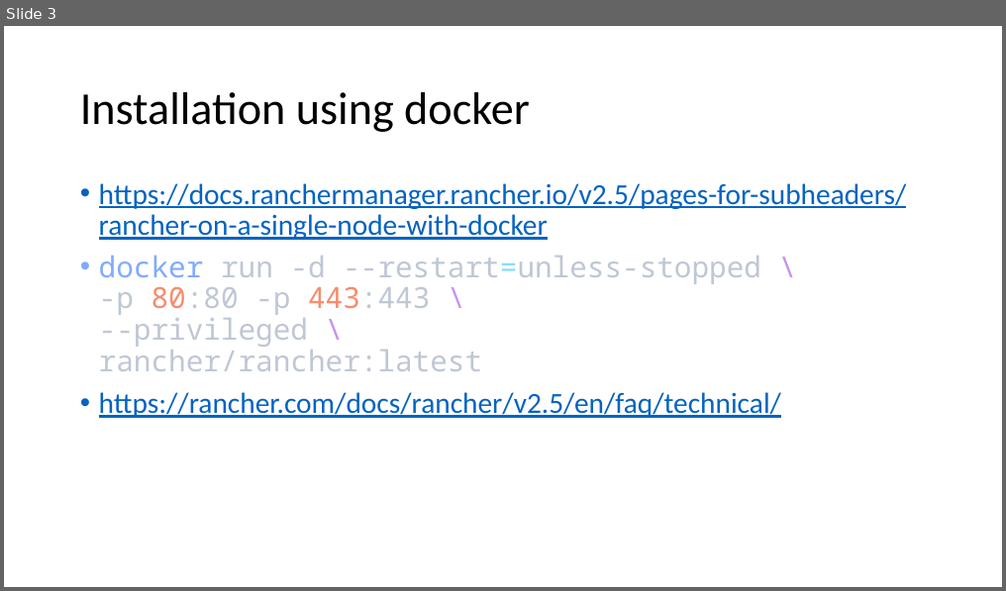
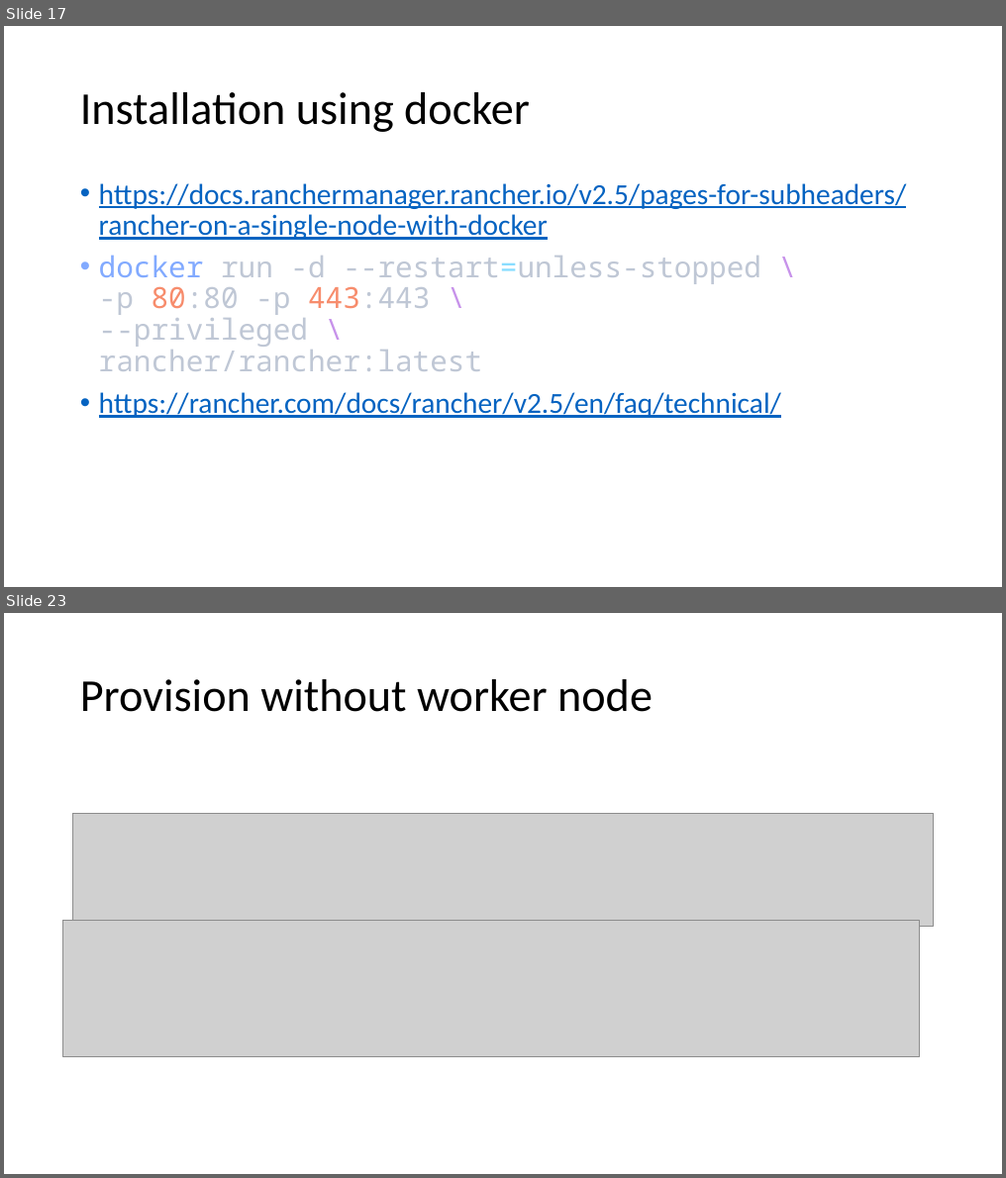
Before and after one commit to amitopenwriteup/my_proj, a slide deck: Rancher.pptx. Shown one above the other, each under a label of ours: slide 3 before the commit, slides 17 and 23 after it; the slides between them are not shown. The pictures are 1006x591 and 1006x1178 pixels, drawn with LibreOffice and Linux fonts; fonts in the diff are those of the drawing; grey boxes stand for pictures. Boxes give left, top, right and bottom in pixels: in the first picture for what was removed or moved away, otherwise in the second. Text is boxed around its words. In the diff, an @@ line names an element or a change of style, - is before the commit and + after.

```diff
--- a/Rancher.pptx
+++ b/Rancher.pptx
@@ slide 23 added at bbox=[4, 613, 1002, 1174], background #FFFFFF @@
@@ title added at bbox=[80, 679, 652, 712], 44 pt, text #000000 @@
+Provision without worker node
@@ picture added at bbox=[73, 814, 934, 927] @@
@@ picture added at bbox=[63, 920, 920, 1057] @@
@@ what was slide 3 is now slide 17 @@
```
Also in this commit, not shown: 1 slide changed, 20 other slides added, 4 other files.
